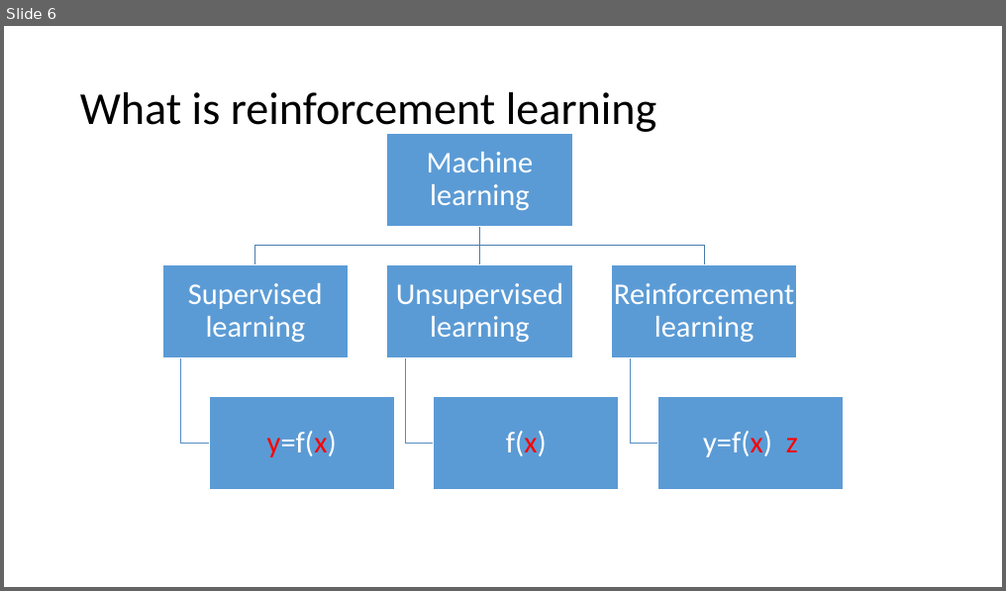
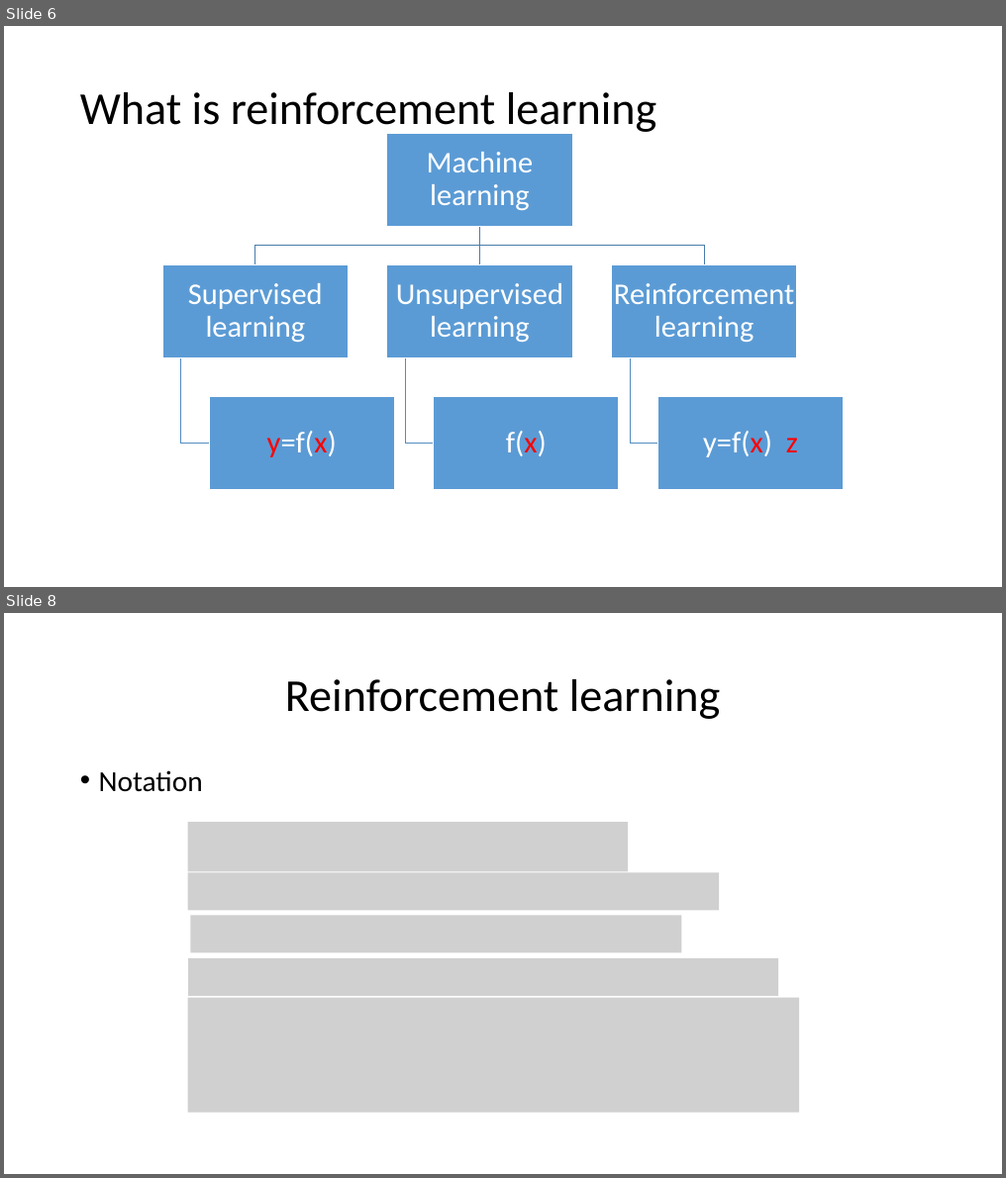
Before and after one commit to xfdywy/RL, a slide deck: FirstSeminar/firstseminar.pptx. Shown one above the other, each under a label of ours: slide 6 before the commit, slides 6 and 8 after it; the slides between them are not shown. The pictures are 1006x591 and 1006x1178 pixels, drawn with LibreOffice and Linux fonts; fonts in the diff are those of the drawing; grey boxes stand for pictures. Boxes give left, top, right and bottom in pixels: in the first picture for what was removed or moved away, otherwise in the second. Text is boxed around its words. In the diff, an @@ line names an element or a change of style, - is before the commit and + after.

```diff
--- a/FirstSeminar/firstseminar.pptx
+++ b/FirstSeminar/firstseminar.pptx
@@ slide 8 added at bbox=[4, 613, 1002, 1174], background #FFFFFF @@
@@ title added at bbox=[285, 679, 721, 719], 44 pt, text #000000 @@
+Reinforcement learning
@@ text added at bbox=[99, 770, 203, 792], 28 pt, text #000000 @@
+• Notation
@@ picture added at bbox=[188, 822, 629, 871] @@
@@ picture added at bbox=[188, 872, 720, 910] @@
@@ picture added at bbox=[190, 916, 681, 953] @@
@@ picture added at bbox=[188, 959, 778, 995] @@
@@ picture added at bbox=[187, 998, 799, 1112] @@
```
Also in this commit, not shown: 4 slides changed, 7 other slides added.
